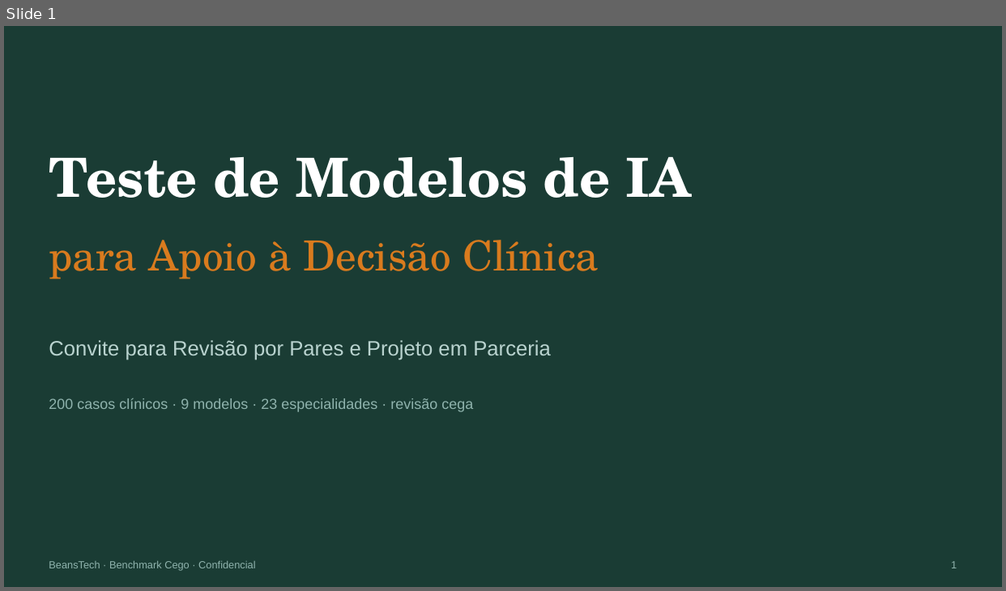
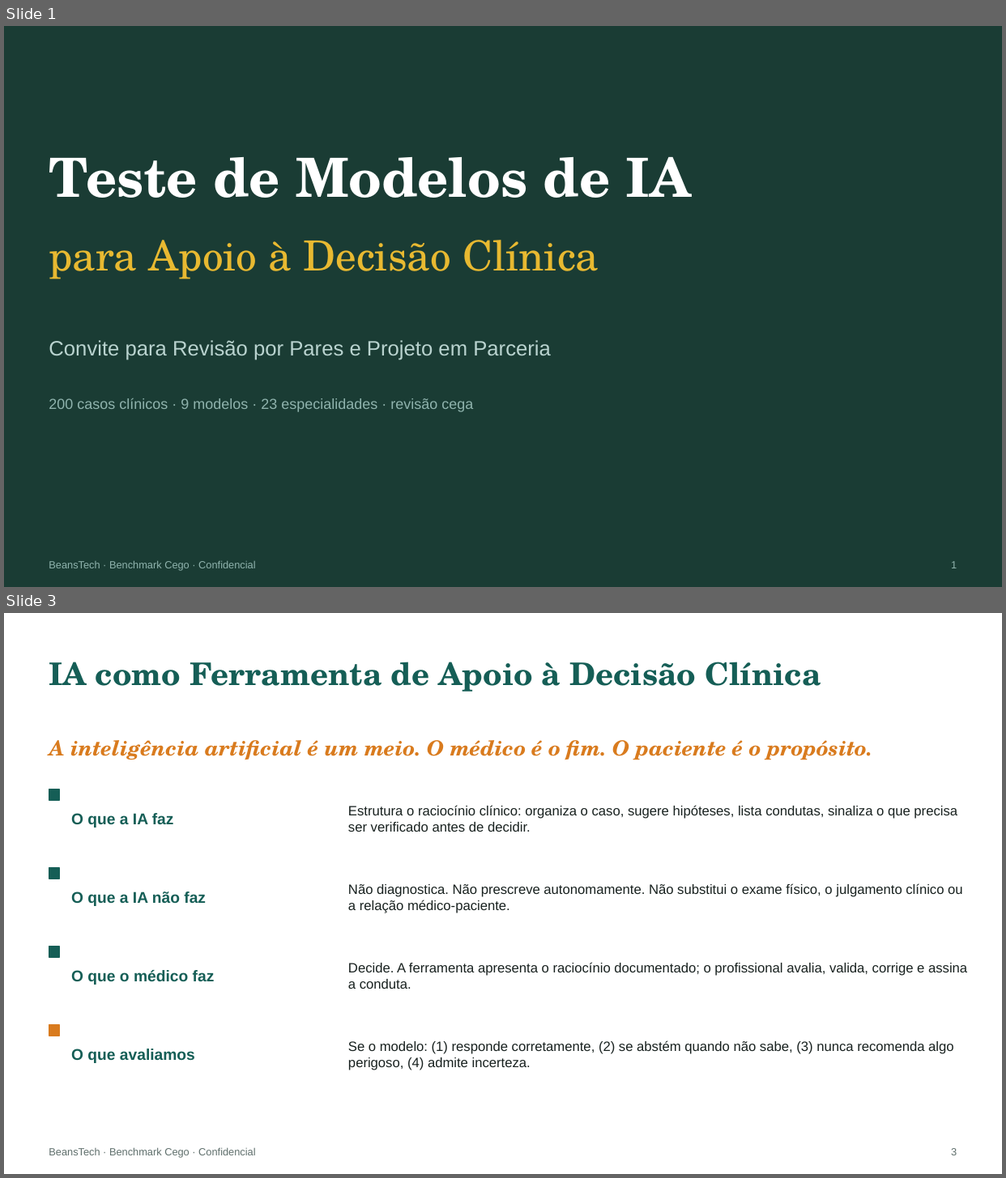
Before and after one commit to beanstechhub/healthtech-infra, a slide deck: apresentacoes/Benchmark_Cego_Medicos.pptx. Shown one above the other, each under a label of ours: slide 1 before the commit, slides 1 and 3 after it; the slides between them are not shown. The pictures are 1006x591 and 1006x1178 pixels, drawn with LibreOffice and Linux fonts; fonts in the diff are those of the drawing. Boxes give left, top, right and bottom in pixels: in the first picture for what was removed or moved away, otherwise in the second. Text is boxed around its words. In the diff, an @@ line names an element or a change of style, - is before the commit and + after.

Commit message:
Slides completos: LGPD, IA como ferramenta, Einstein 5/8 preenchidos, Qwen 5/6/8 com contexto clínico, Benchmark 10 slides

```diff
--- a/apresentacoes/Benchmark_Cego_Medicos.pptx
+++ b/apresentacoes/Benchmark_Cego_Medicos.pptx
@@ slide 3 added at box(4, 613, 1002, 1174), background #FFFFFF @@
@@ text added at box(49, 662, 820, 692), 30 pt, text #155E56, bold @@
+IA como Ferramenta de Apoio à Decisão Clínica
@@ text added at box(49, 740, 872, 760), 20 pt, text #D97B1E, bold, italic @@
+A inteligência artificial é um meio. O médico é o fim. O paciente é o propósito.
@@ rectangle added at box(49, 790, 59, 800), fill #155E56, outline #155E56 1 pt @@
@@ text added at box(348, 805, 957, 832), 13 pt, text #18211F @@
+Estrutura o raciocínio clínico: organiza o caso, sugere hipóteses, lista condutas, sinaliza o que precisa ser verificado antes de decidir.
@@ text added at box(71, 813, 174, 828), 15 pt, text #155E56, bold @@
+O que a IA faz
@@ rectangle added at box(49, 868, 59, 879), fill #155E56, outline #155E56 1 pt @@
@@ text added at box(71, 892, 206, 906), 15 pt, text #155E56, bold @@
+O que a IA não faz
@@ text added at box(348, 884, 963, 914), 13 pt, text #18211F @@
+Não diagnostica. Não prescreve autonomamente. Não substitui o exame físico, o julgamento clínico ou a relação médico-paciente.
@@ rectangle added at box(49, 947, 59, 957), fill #155E56, outline #155E56 1 pt @@
@@ text added at box(71, 970, 215, 985), 15 pt, text #155E56, bold @@
+O que o médico faz
@@ text added at box(348, 962, 967, 989), 13 pt, text #18211F @@
+Decide. A ferramenta apresenta o raciocínio documentado; o profissional avalia, valida, corrige e assina a conduta.
@@ rectangle added at box(49, 1025, 59, 1036), fill #D97B1E, outline #D97B1E 1 pt @@
@@ text added at box(71, 1049, 195, 1063), 15 pt, text #155E56, bold @@
+O que avaliamos
@@ text added at box(348, 1041, 954, 1071), 13 pt, text #18211F @@
+Se o modelo: (1) responde corretamente, (2) se abstém quando não sabe, (3) nunca recomenda algo perigoso, (4) admite incerteza.
@@ text added at box(49, 1148, 255, 1158), 10 pt, text #5F6F6C @@
+BeansTech · Benchmark Cego · Confidencial
@@ text added at box(951, 1148, 957, 1156), 10 pt, text #5F6F6C @@
+3
@@ slide 1 changed as well @@
@@ text "para Apoio à Decisão Clínica" at box(49, 240, 599, 280): text colour #D97B1E to #E8B931 @@
```
Also in this commit, not shown: 6 other slides changed, 2 other slides added, 1 slide removed, 10 other files.
